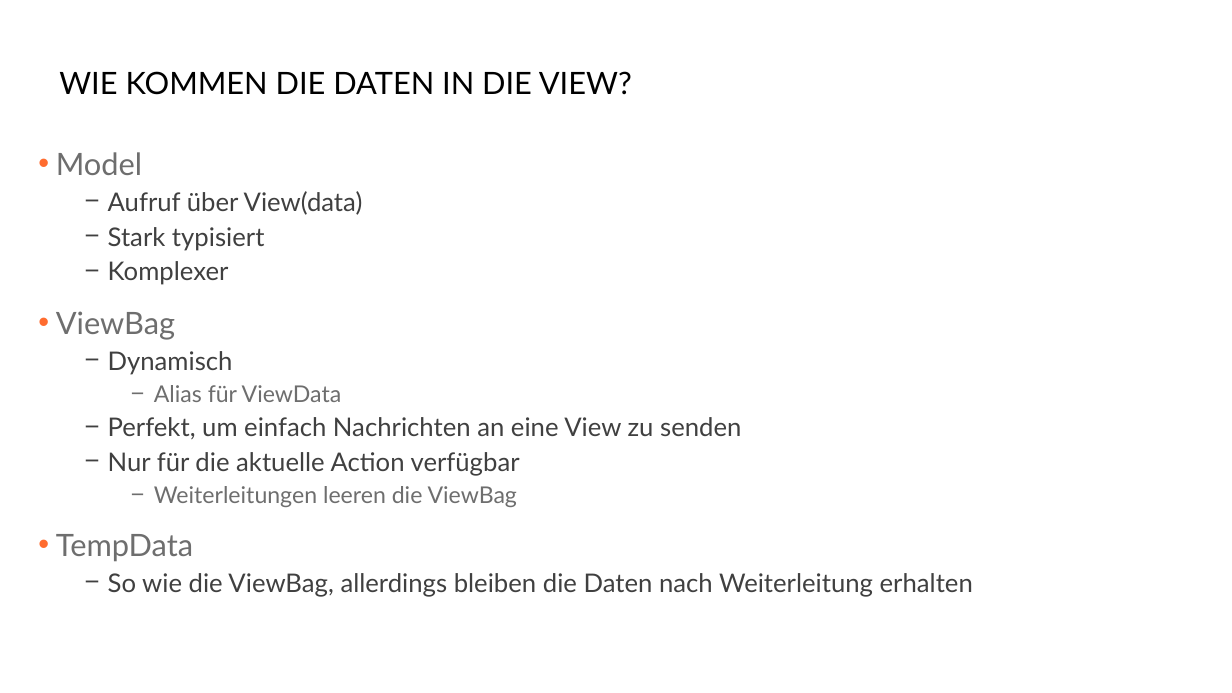
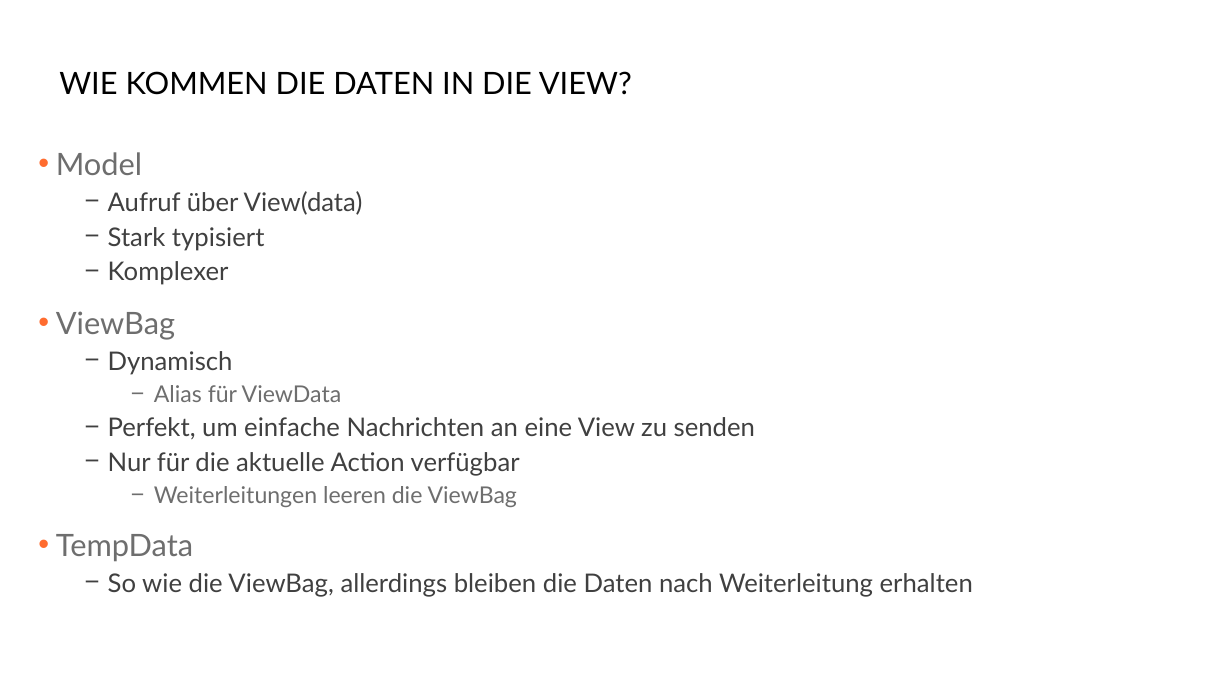
Before and after one commit to danielbeckmann/DotNETJumpStart, a slide deck: slide 9 of 04. ASP.NET MVC/Aufbau einer Webapplikation mit ASP.NET MVC.pptx. Drawn at 1232x693 pixels with LibreOffice and Linux fonts; fonts in the diff are those of the drawing; background and template pictures are left out. Boxes give left, top, right and bottom in pixels: in the first picture for what was removed or moved away, otherwise in the second. Text is boxed around its words. In the diff, an @@ line names an element or a change of style, - is before the commit and + after.

```diff
--- a/04. ASP.NET MVC/Aufbau einer Webapplikation mit ASP.NET MVC.pptx
+++ b/04. ASP.NET MVC/Aufbau einer Webapplikation mit ASP.NET MVC.pptx
@@ text at (108,417,755,439): text changed @@
-  − Perfekt, um einfach Nachrichten an eine View zu senden
+  − Perfekt, um einfache Nachrichten an eine View zu senden
```
Also in this commit, not shown: 2 other slides changed, 3 other files.
